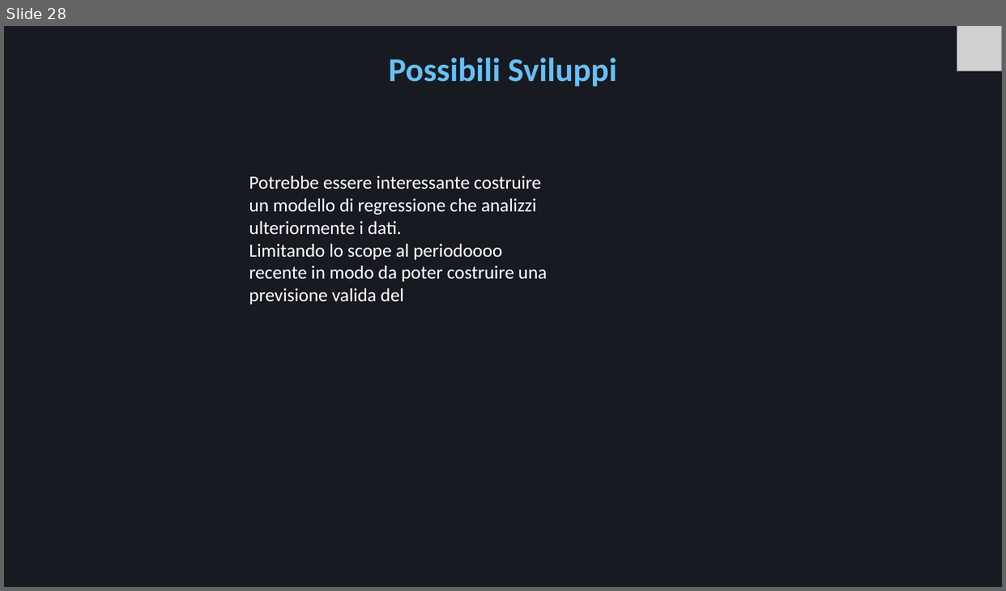
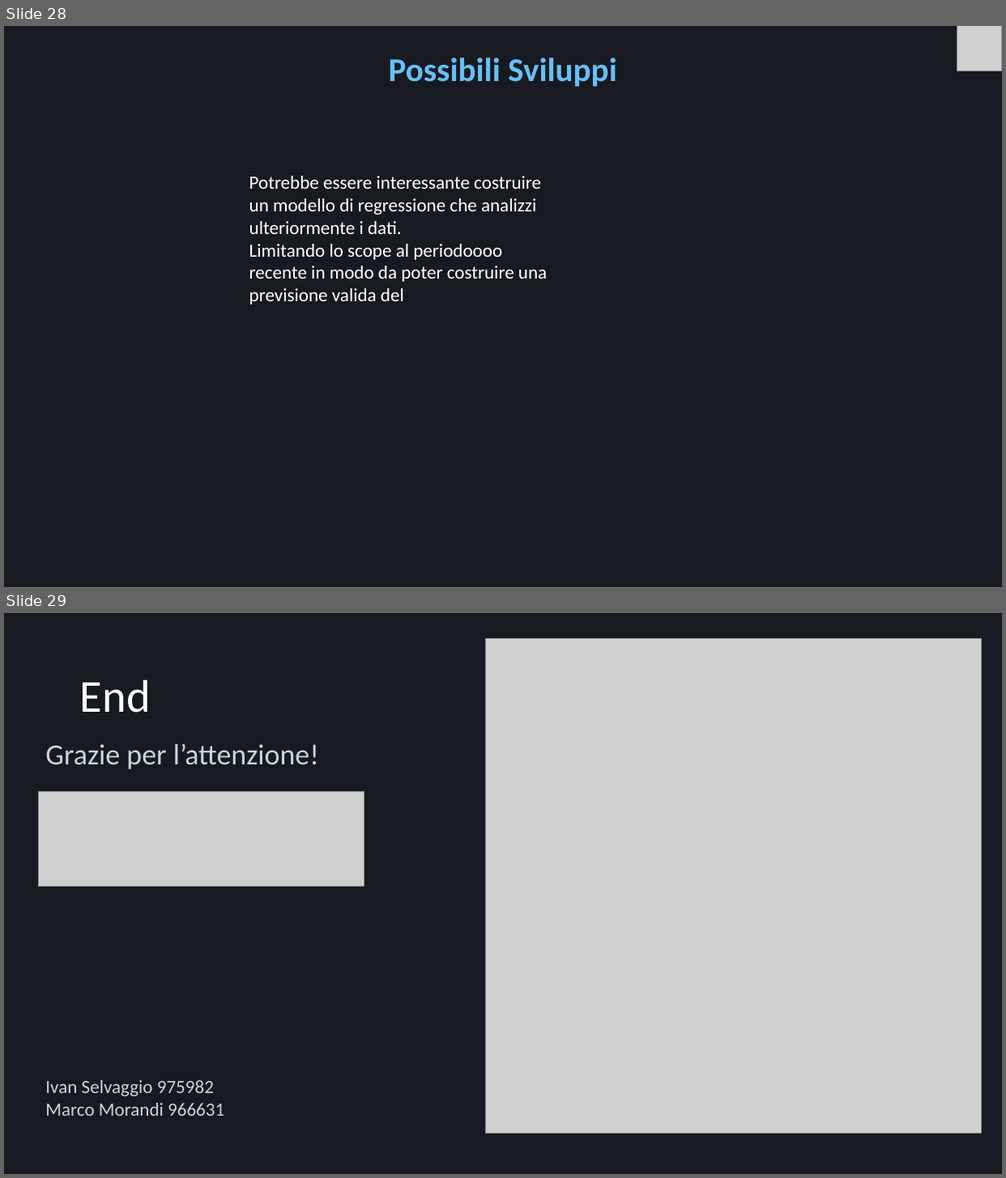
Before and after one commit to Mora11231/VisualizzazioneScientifica, a slide deck: Steam.pptx. Shown one above the other, each under a label of ours: slide 28 before the commit, slides 28 and 29 after it. The pictures are 1006x591 and 1006x1178 pixels, drawn with LibreOffice and Linux fonts; fonts in the diff are those of the drawing; grey boxes stand for pictures. Boxes give left, top, right and bottom in pixels: in the first picture for what was removed or moved away, otherwise in the second. Text is boxed around its words. In the diff, an @@ line names an element or a change of style, - is before the commit and + after.

```diff
--- a/Steam.pptx
+++ b/Steam.pptx
@@ slide 29 added at [4,613,1002,1174], background #171A21 @@
@@ picture added at [486,638,982,1134] @@
@@ title added at [80,679,151,713], 44 pt, text #FFFFFF @@
+End
@@ text added at [45,744,319,769], 28 pt, text #C7D5E0 @@
+Grazie per l’attenzione!
@@ picture added at [39,792,364,886] @@
@@ text added at [45,1080,224,1116], 18 pt, text #C7D5E0 @@
+Ivan Selvaggio 975982
+Marco Morandi 966631
```
Also in this commit, not shown: 13 slides changed, 1 slide removed, 4 other files.
